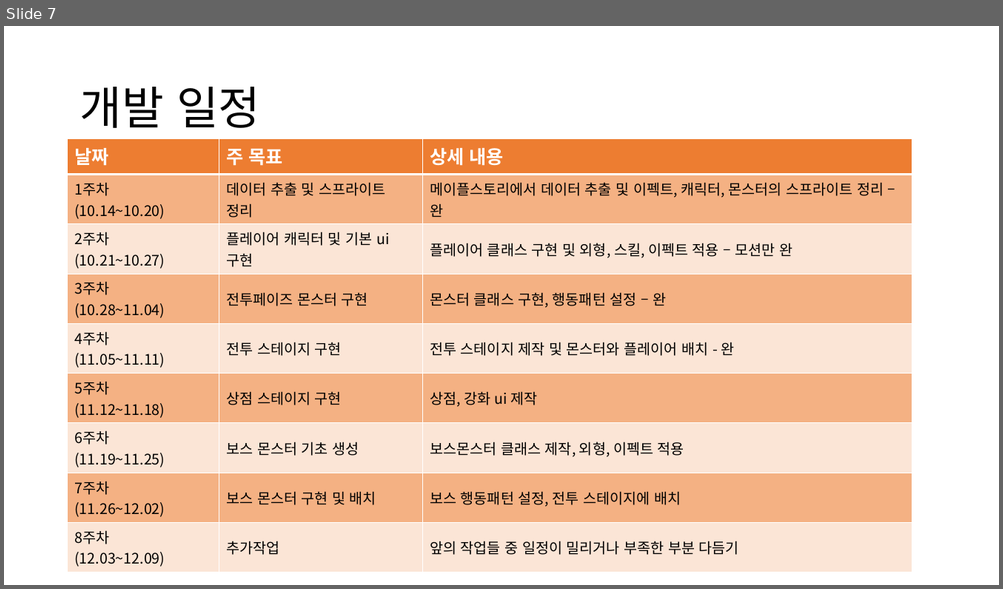
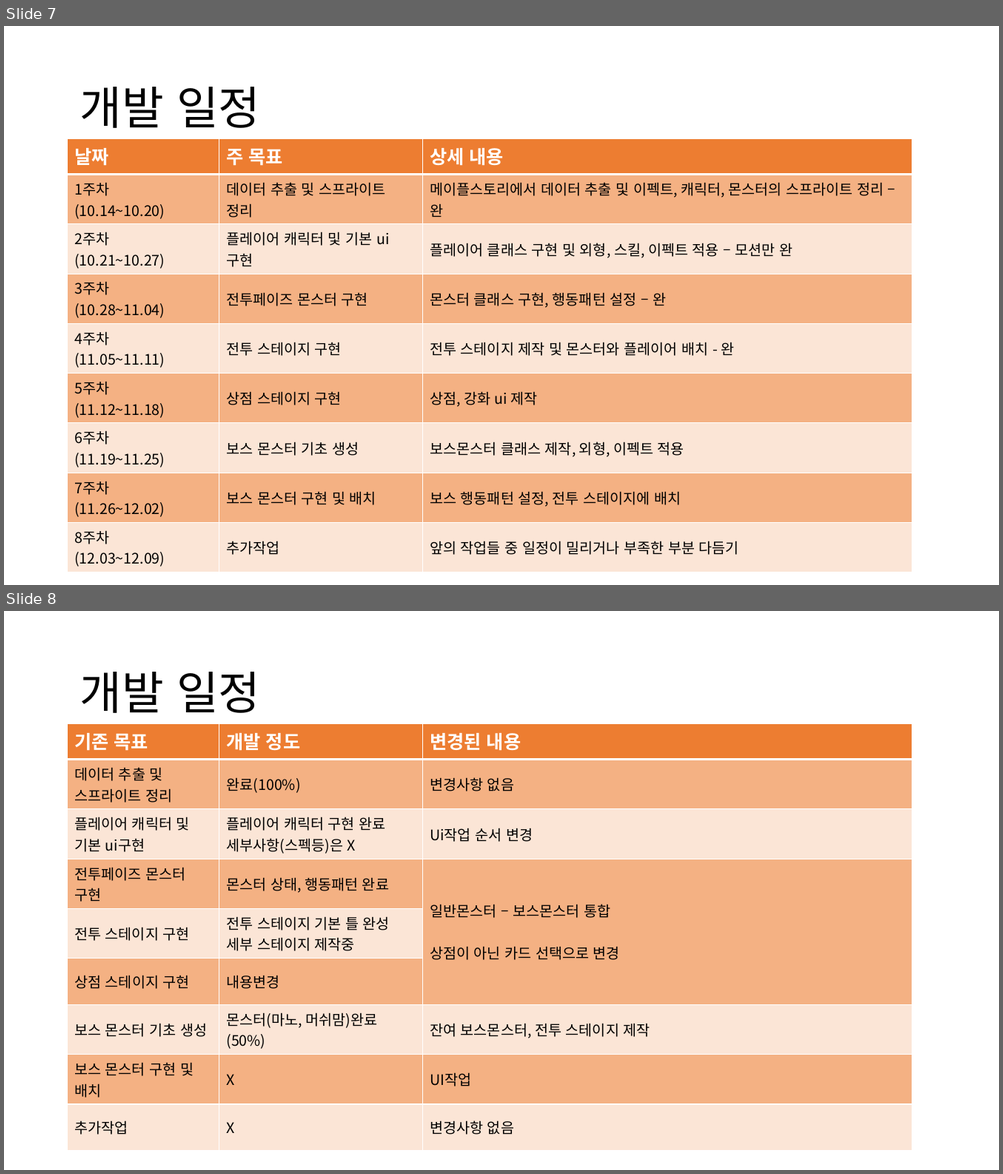
Before and after one commit to popopocorn/2021180001_2DGP_termproject, a slide deck: 2021180001_middle_ppt.pptx. Shown one above the other, each under a label of ours: slide 7 before the commit, slides 7 and 8 after it. The pictures are 1003x589 and 1003x1174 pixels, drawn with LibreOffice and Linux fonts; fonts in the diff are those of the drawing. Boxes give left, top, right and bottom in pixels: in the first picture for what was removed or moved away, otherwise in the second. Text is boxed around its words. In the diff, an @@ line names an element or a change of style, - is before the commit and + after.

```diff
--- a/2021180001_middle_ppt.pptx
+++ b/2021180001_middle_ppt.pptx
@@ slide 8 added at [4,611,999,1170], background #FFFFFF @@
@@ title added at [79,672,260,713], 44 pt, text #000000 @@
+개발 일정
@@ table added at [68,723,913,1138], 9 rows, 3 columns @@
+기존 목표 | 개발 정도 | 변경된 내용
+데이터 추출 및 스프라이트 정리 | 완료(100%) | 변경사항 없음
+플레이어 캐릭터 및 기본 ui구현 | 플레이어 캐릭터 구현 완료 / 세부사항(스펙등)은 X | Ui작업 순서 변경
+전투페이즈 몬스터 구현 | 몬스터 상태, 행동패턴 완료 | 일반몬스터 – 보스몬스터 통합 / 상점이 아닌 카드 선택으로 변경
+전투 스테이지 구현 | 전투 스테이지 기본 틀 완성 / 세부 스테이지 제작중 | 
+상점 스테이지 구현 | 내용변경 | 
+보스 몬스터 기초 생성 | 몬스터(마노, 머쉬맘)완료(50%) | 잔여 보스몬스터, 전투 스테이지 제작
+보스 몬스터 구현 및 배치 | X | UI작업
+추가작업 | X | 변경사항 없음
```
Also in this commit, not shown: 11 other files.
